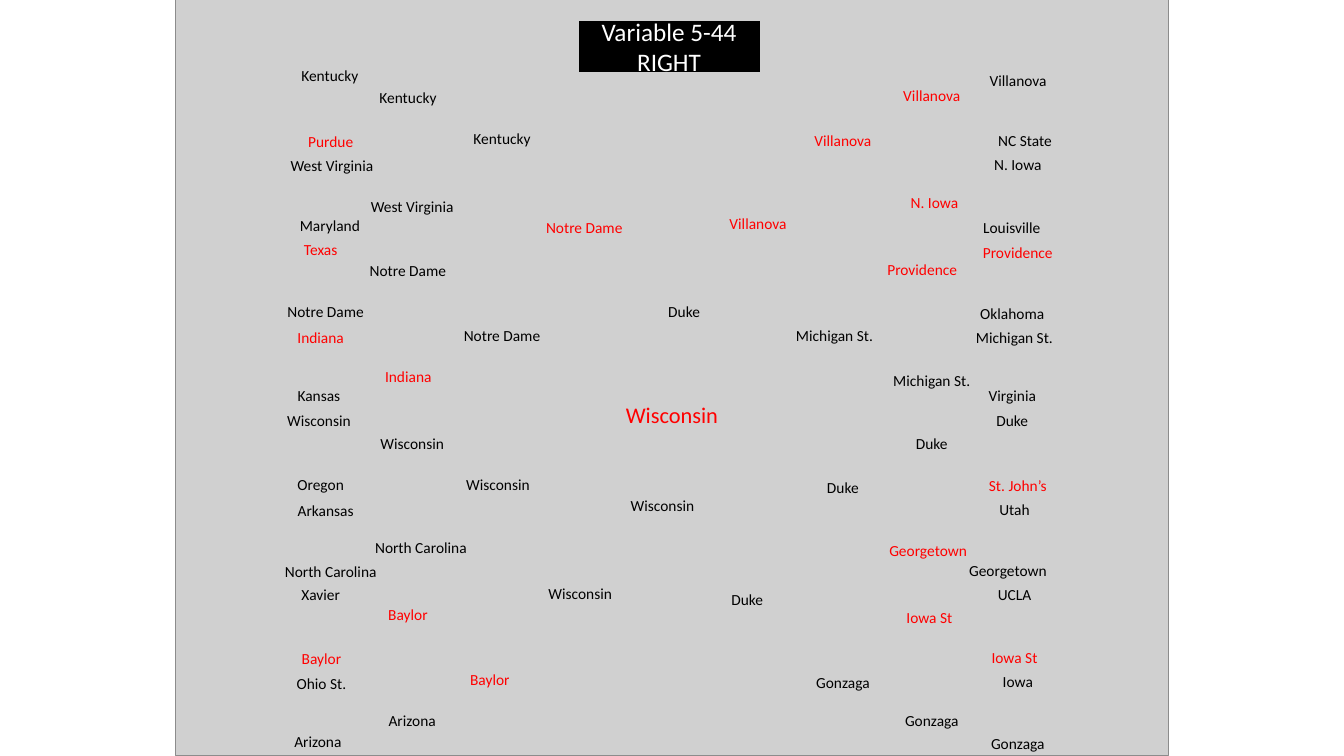
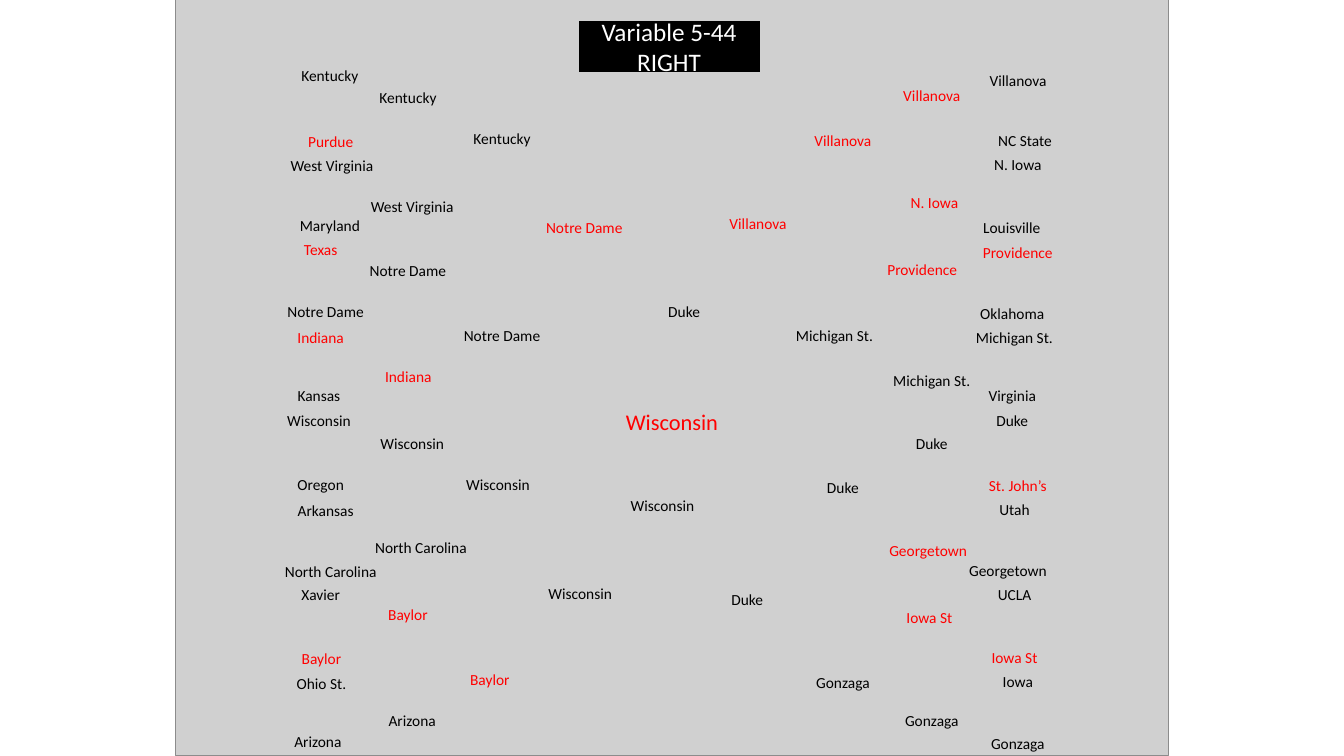
Before and after one commit to NicholasFrederick/March-Madness-Prediction, a slide deck: slide 14 of Brackets.pptx. Drawn at 1344x756 pixels with LibreOffice and Linux fonts; fonts in the diff are those of the drawing; grey boxes stand for pictures. Boxes give left, top, right and bottom in pixels: in the first picture for what was removed or moved away, otherwise in the second. Text is boxed around its words. In the diff, an @@ line names an element or a change of style, - is before the commit and + after.

```diff
--- a/Brackets.pptx
+++ b/Brackets.pptx
@@ text "Wisconsin": place and size @@
-text "Wisconsin" at (626, 407, 718, 423)
+text "Wisconsin" at (626, 414, 718, 430)
```
Also in this commit, not shown: 17 other slides changed, 4 slides added, 4 slides removed.
